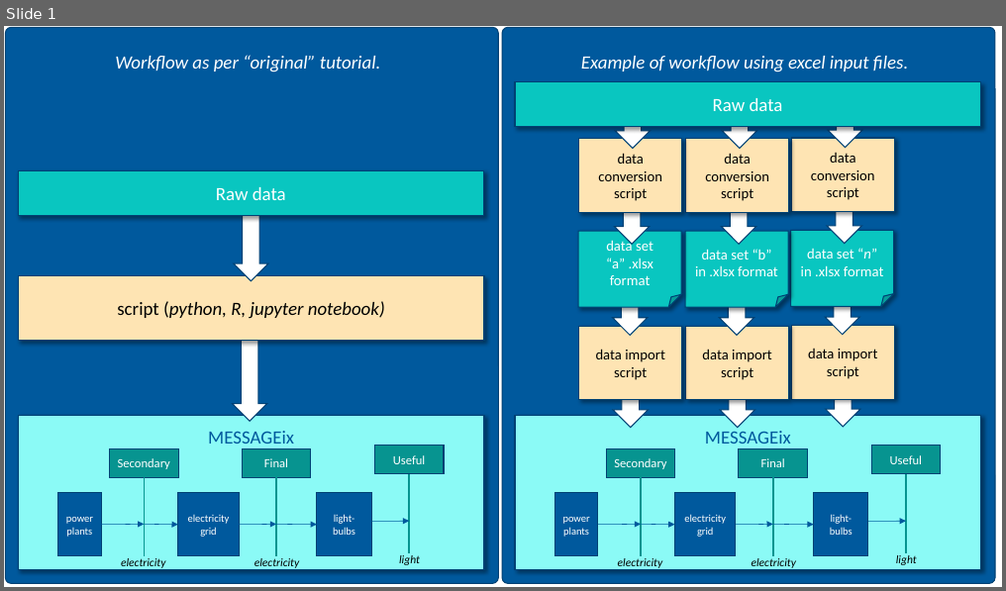
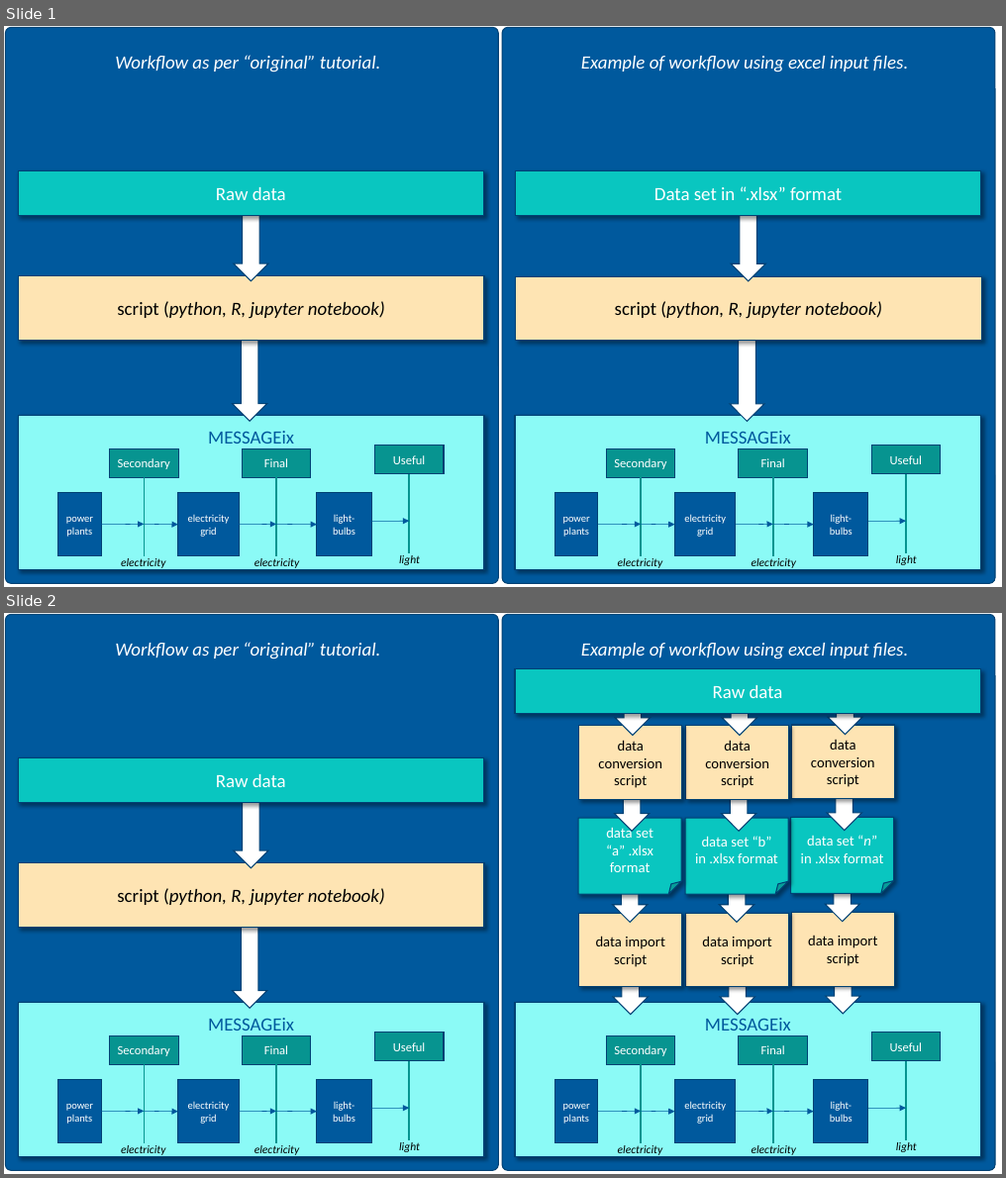
Before and after one commit to marek-iiasa/zz_yssp22_all, a slide deck: tutorial/westeros/_static/westeroes_baseline_xlsx_workflow.pptx. Shown one above the other, each under a label of ours: slide 1 before the commit, slides 1 and 2 after it. The pictures are 1006x591 and 1006x1178 pixels, drawn with LibreOffice and Linux fonts; fonts in the diff are those of the drawing; background and template pictures are left out. Boxes give left, top, right and bottom in pixels: in the first picture for what was removed or moved away, otherwise in the second. Text is boxed around its words. In the diff, an @@ line names an element or a change of style, - is before the commit and + after.

Commit message:
split Westeros excel import tutorial into two parts

```diff
--- a/tutorial/westeros/_static/westeroes_baseline_xlsx_workflow.pptx
+++ b/tutorial/westeros/_static/westeroes_baseline_xlsx_workflow.pptx
@@ slide 1 added at [4,26,1002,587], background #FFFFFF @@
@@ rounded rectangle added at [6,28,499,583], fill #00599D, outline #004274 1 pt @@
@@ text added at [115,55,380,73], 18 pt, text #FFFFFF, italic @@
+Workflow as per “original” tutorial.
@@ rounded rectangle added at [503,28,996,583], fill #00599D, outline #004274 1 pt @@
@@ text added at [581,56,908,73], 18 pt, text #FFFFFF, italic @@
+Example of workflow using excel input files.
@@ rectangle added at [18,171,484,215], fill #09C6C0, outline #004274 1 pt, 18 pt, text #FFFFFF @@
+Raw data
@@ rectangle added at [515,172,981,216], fill #09C6C0, outline #004274 1 pt, 18 pt, text #FFFFFF @@
+Data set in “.xlsx” format
@@ down arrow added at [234,209,269,281], fill #FFFFFF, outline #004274 1 pt @@
@@ down arrow added at [731,210,766,282], fill #FFFFFF, outline #004274 1 pt @@
@@ rectangle added at [18,276,484,340], fill #FEE4B3, outline #004274 1 pt, 18 pt, text #000000, italic @@
+script (python, R, jupyter notebook)
@@ rectangle added at [515,276,982,341], fill #FEE4B3, outline #004274 1 pt, 18 pt, text #000000, italic @@
+script (python, R, jupyter notebook)
@@ down arrow added at [233,332,267,421], fill #FFFFFF, outline #004274 1 pt @@
@@ down arrow added at [730,332,764,421], fill #FFFFFF, outline #004274 1 pt @@
@@ rectangle added at [18,415,484,570], fill #8BFAF6, outline #004274 1 pt, 18 pt, text #00599D @@
+MESSAGEix
@@ rectangle added at [515,415,982,570], fill #8BFAF6, outline #004274 1 pt, 18 pt, text #00599D @@
+MESSAGEix
@@ group added at [57,446,444,570]: 6 rectangles, 5 arrows, 3 lines, 3 texts @@
+Secondary
+powerplants
+electricity grid
+Final
+light-bulbs
+Useful
+electricity
+electricity
+light
@@ group added at [555,446,941,570]: 6 rectangles, 5 arrows, 3 lines, 3 texts @@
+Secondary
+powerplants
+electricity grid
+Final
+light-bulbs
+Useful
+electricity
+electricity
+light
@@ what was slide 1 is now slide 2 @@
```
Also in this commit, not shown: 5 other files.
